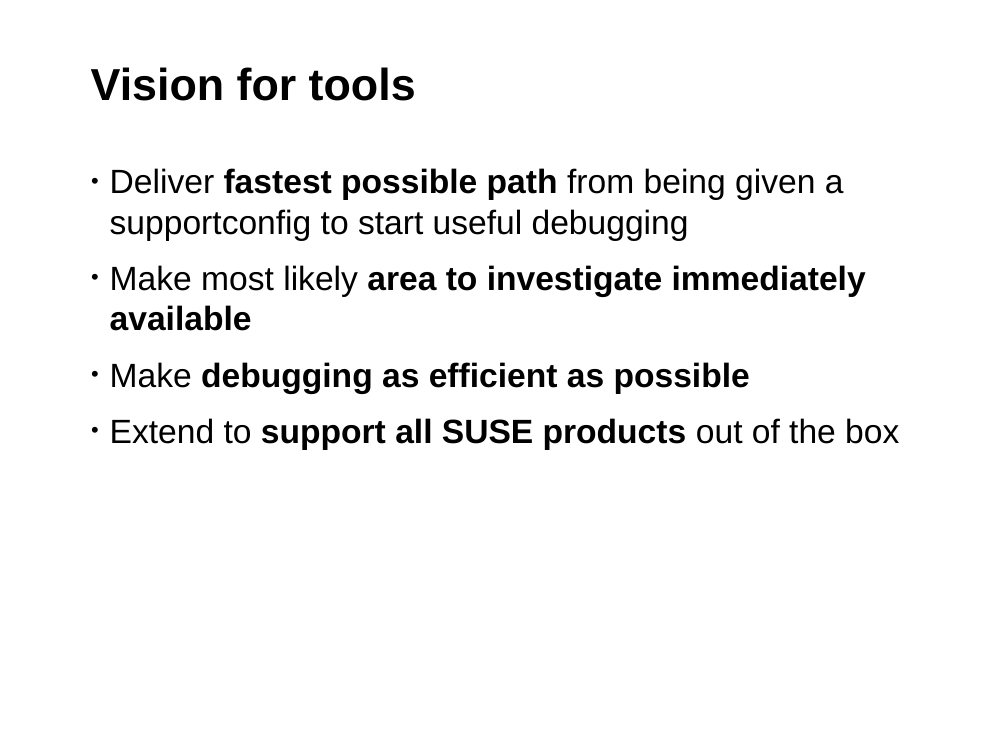
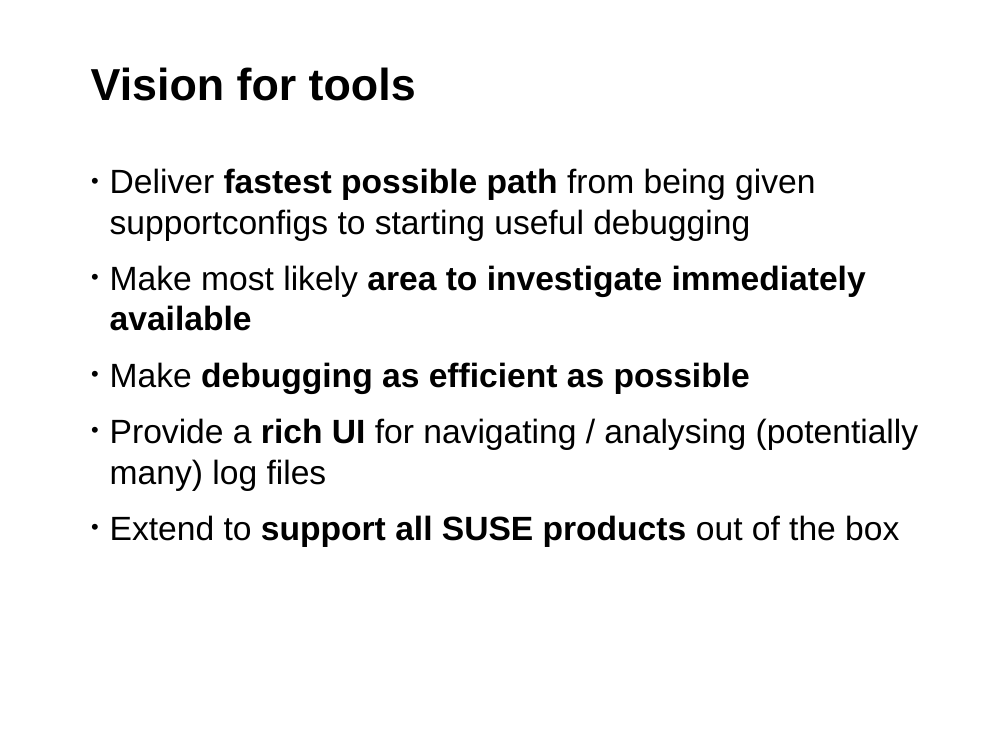
Before and after one commit to sayalilunkad/supportconfig-utils-slides, a slide deck: slide 2 of presentation.odp. Drawn at 1008x756 pixels with LibreOffice and Linux fonts; fonts in the diff are those of the drawing; background and template pictures are left out. Boxes give left, top, right and bottom in pixels: in the first picture for what was removed or moved away, otherwise in the second. Text is boxed around its words. In the diff, an @@ line names an element or a change of style, - is before the commit and + after.

```diff
--- a/presentation.odp
+++ b/presentation.odp
@@ text at (110,168,815,241): text changed @@
-• Deliver fastest possible path from being given a supportconfig to start useful debugging
+• Deliver fastest possible path from being given supportconfigs to starting useful debugging
@@ text at (110,418,918,491): paragraph added @@
+• Provide a rich UI for navigating / analysing (potentially many) log files
```
Also in this commit, not shown: 4 other slides changed, 2 other files.
